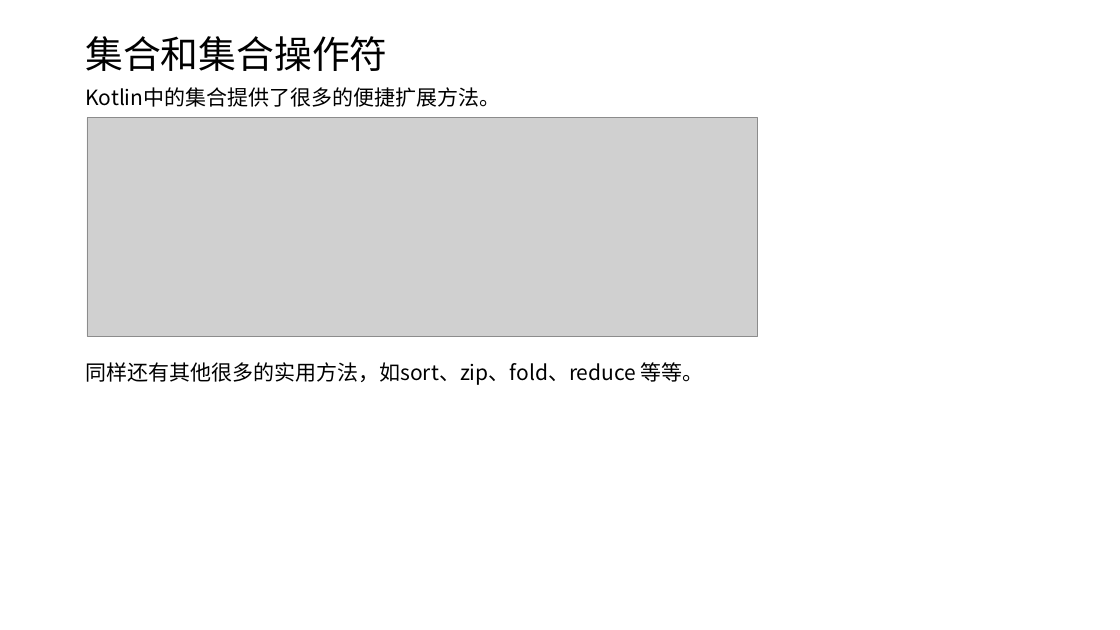
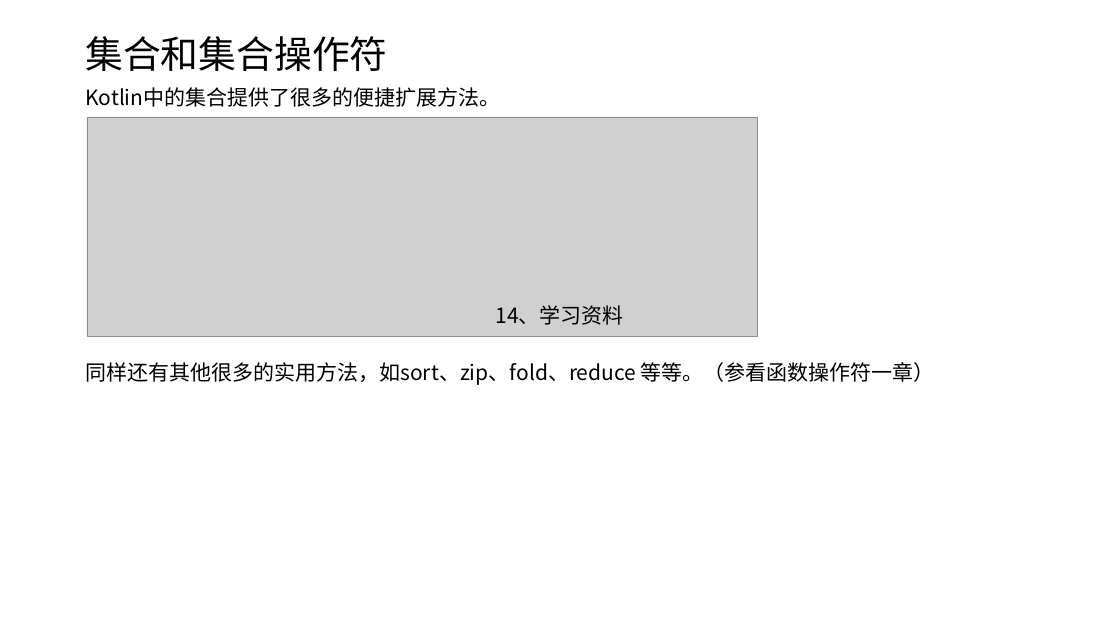
Before and after one commit to shenbibo/KotlinWeather, a slide deck: slide 21 of docs/初探kotlin.pptx. Drawn at 1120x630 pixels with LibreOffice and Linux fonts; fonts in the diff are those of the drawing; grey boxes stand for pictures. Boxes give left, top, right and bottom in pixels: in the first picture for what was removed or moved away, otherwise in the second. Text is boxed around its words. In the diff, an @@ line names an element or a change of style, - is before the commit and + after.

```diff
--- a/docs/初探kotlin.pptx
+++ b/docs/初探kotlin.pptx
@@ text added at bbox=[496, 305, 624, 325], 18 pt, text #000000 @@
+14、学习资料
@@ text at bbox=[85, 362, 935, 385]: text changed @@
-同样还有其他很多的实用方法，如sort、zip、fold、reduce 等等。
+同样还有其他很多的实用方法，如sort、zip、fold、reduce 等等。（参看函数操作符一章）
```
Also in this commit, not shown: 2 other slides changed, 6 slides added, 4 other files.
